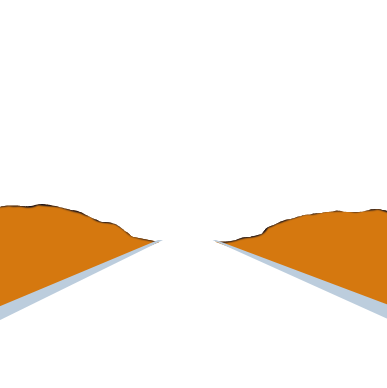
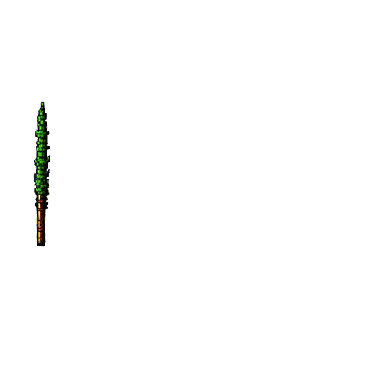
Two versions of the same layered image (387 × 388). Layer-by-layer changes:
hid "Ebene 6" over box(0, 240, 387, 320)
hid "Ebene 7" over box(0, 204, 387, 308)
added layer "Ebene 25" above "Ebene 28" over box(33, 101, 54, 247)
